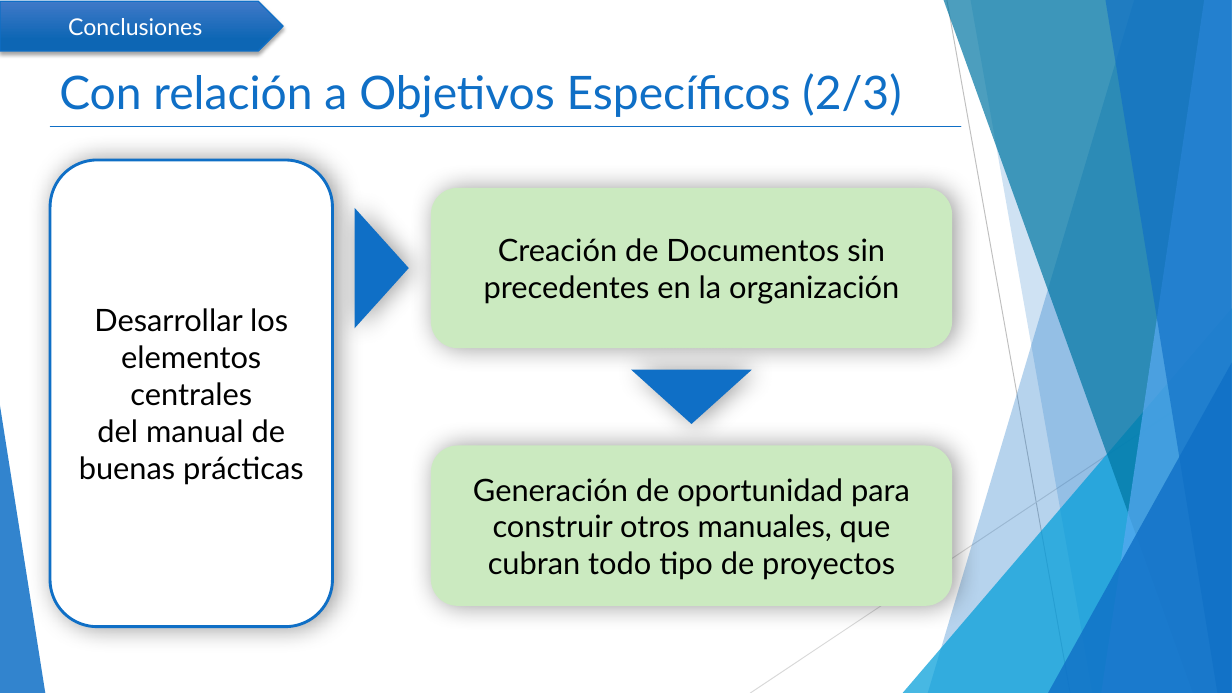
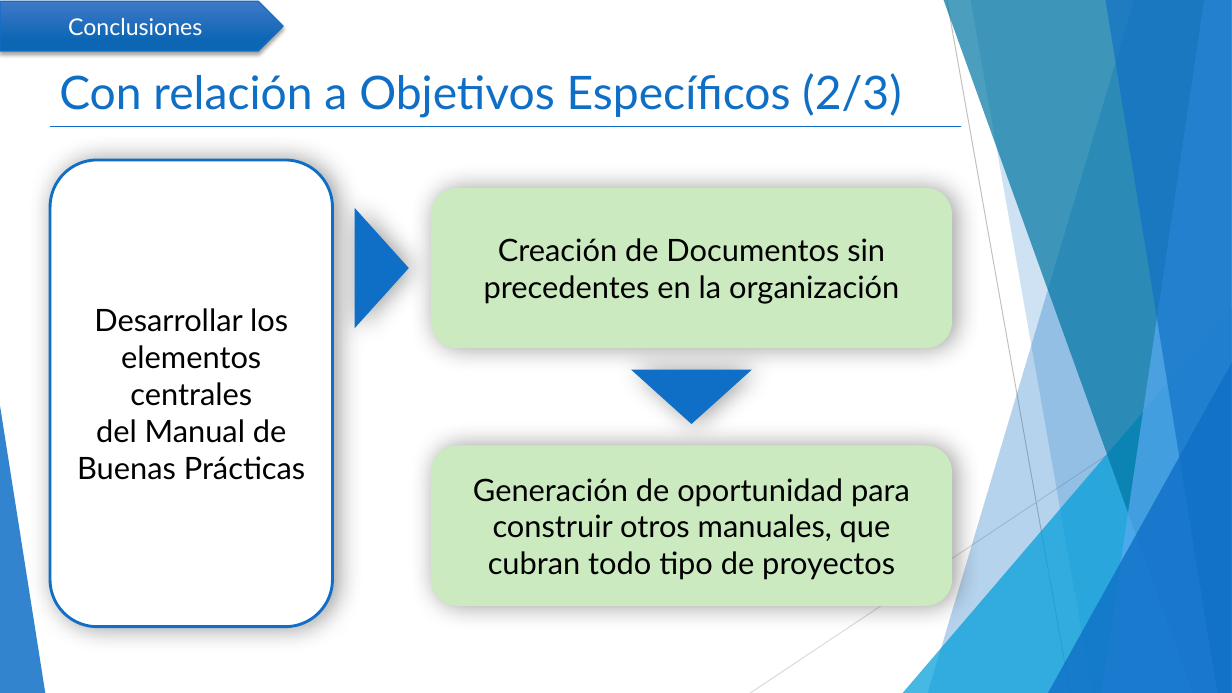
Before and after one commit to mcamara75/tituloUnap, a slide deck: slide 15 of 2018/TT IQQ 2018 Camara y Garay.pptx. Drawn at 1232x693 pixels with LibreOffice and Linux fonts; fonts in the diff are those of the drawing. Boxes give left, top, right and bottom in pixels: in the first picture for what was removed or moved away, otherwise in the second. Text is boxed around its words. In the diff, an @@ line names an element or a change of style, - is before the commit and + after.

Commit message:
Se corrige uso de mayúsculas en frase Buenas Prácticas

```diff
--- a/2018/TT IQQ 2018 Camara y Garay.pptx
+++ b/2018/TT IQQ 2018 Camara y Garay.pptx
@@ text in rounded rectangle at (x1=77, y1=419, x2=306, y2=480): text changed @@
-del manual de buenas prácticas
+del Manual de Buenas Prácticas
```
Also in this commit, not shown: 6 other slides changed.
